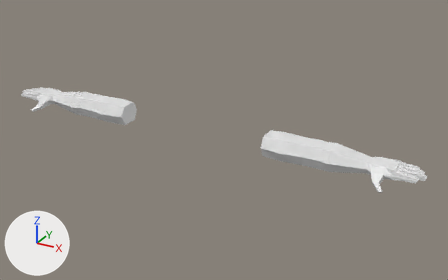
Before and after pictures for a commit that changed the Blender file Assets/Blender Lib/Animation/Weapons/FPWeaponSwitch.blend.
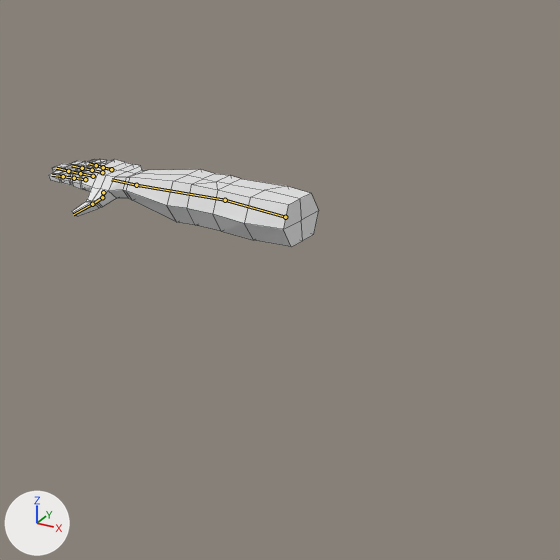
Each version is shown whole from a 50 mm lens placed at (1.72, -2.77, 1.38), pointed at (0.25, -0.1, 0.04), then close up on the part from 0% to 54% of the width and 7% to 93% of the height. The lights are fixed; the arrows at lower left show +X, +Y and +Z. The bones that bend it are drawn over the model as lines in the close-ups. The close-ups show mesh edges as thin lines.

In view in the first close-up: 'FPArms Human Mesh'.
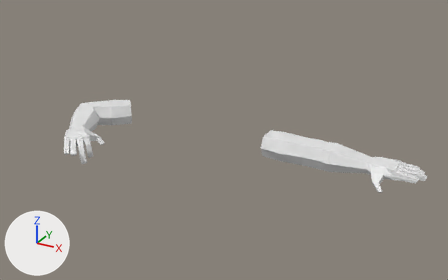
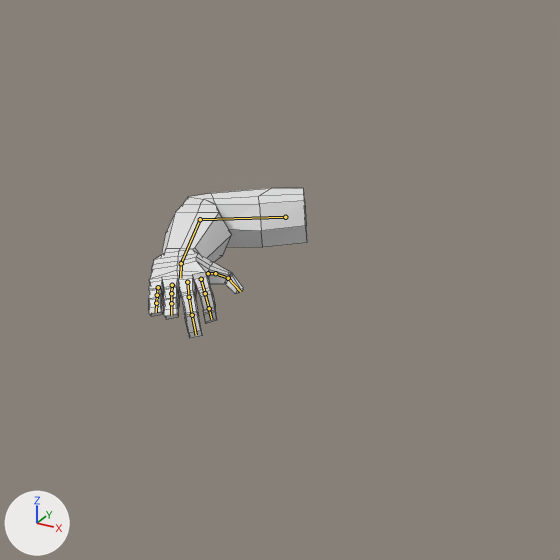
The newer file adds an action. The first version stands in its rest pose; the second is drawn at frame 5 of the action 'FPWeapon Reload'.

Where the change shows, as pixel boxes [x1, y1, x2, y2] in the close-ups (560 x 560 px):
'FPArms Human Mesh', posed
    before: [48, 159, 318, 247]
    after: [149, 188, 307, 338]
bone 'Palm.R', root to tip
    before: (136, 185) to (111, 179)
    after: (181, 263) to (180, 278)
bone 'Pinky Finger.000.R', root to tip
    before: (111, 169) to (103, 167)
    after: (158, 287) to (157, 295)
bone 'Pinky Finger.002.R', root to tip
    before: (96, 165) to (88, 163)
    after: (156, 303) to (156, 312)
bone 'Ring Finger.000.R', root to tip
    before: (102, 172) to (92, 170)
    after: (172, 285) to (171, 293)
bone 'Ring Finger.002.R', root to tip
    before: (82, 168) to (71, 165)
    after: (171, 303) to (171, 315)
bone 'Middle Finger.000.R', root to tip
    before: (93, 176) to (80, 173)
    after: (187, 282) to (189, 297)
bone 'Middle Finger.001.R', root to tip
    before: (80, 173) to (68, 171)
    after: (189, 297) to (192, 315)
bone 'Middle Finger.002.R', root to tip
    before: (68, 171) to (56, 168)
    after: (192, 315) to (196, 335)
bone 'Pointer Finger.000.R', root to tip
    before: (85, 179) to (74, 178)
    after: (201, 279) to (205, 293)
bone 'Pointer Finger.001.R', root to tip
    before: (74, 178) to (63, 176)
    after: (205, 293) to (209, 308)
bone 'Pointer Finger.002.R', root to tip
    before: (63, 176) to (52, 175)
    after: (209, 308) to (211, 319)
bone 'Thumb Finger.000.R', root to tip
    before: (103, 192) to (102, 197)
    after: (208, 273) to (215, 273)
bone 'Thumb Finger.001.R', root to tip
    before: (102, 197) to (92, 204)
    after: (215, 273) to (228, 278)
bone 'Thumb Finger.002.R', root to tip
    before: (92, 204) to (73, 214)
    after: (228, 278) to (240, 291)

Edits to the bpy script that builds the scene:
```text
Change bone_palm_r:
    where bone_palm_r = bpy.data.objects['FPArms Human Armature'].pose.bones['Palm.R']  # child of 'Lower Arm.R'
    bone_palm_r.rotation_quaternion: (1.0, 0.0, 0.0, 0.0) -> (0.986, 0.122, 0.078, -0.086)  # degrees (0, 0, 0) -> degrees (13, 10, -9)
Change bone_pinky_finger_000_r:
    where bone_pinky_finger_000_r = bpy.data.objects['FPArms Human Armature'].pose.bones['Pinky Finger.000.R']  # child of 'Palm.R'
    bone_pinky_finger_000_r.rotation_quaternion: (1.0, 0.0, 0.0, 0.0) -> (0.988, 0.0, 0.0, 0.059)  # degrees (0, 0, 0) -> degrees (0, 0, 7)
Change bone_pinky_finger_002_r:
    where bone_pinky_finger_002_r = bpy.data.objects['FPArms Human Armature'].pose.bones['Pinky Finger.002.R']  # child of 'Pinky Finger.001.R'
    bone_pinky_finger_002_r.rotation_quaternion: (1.0, 0.0, 0.0, 0.0) -> (0.988, 0.0, 0.0, 0.059)  # degrees (0, 0, 0) -> degrees (0, 0, 7)
Change bone_ring_finger_000_r:
    where bone_ring_finger_000_r = bpy.data.objects['FPArms Human Armature'].pose.bones['Ring Finger.000.R']  # child of 'Palm.R'
    bone_ring_finger_000_r.rotation_quaternion: (1.0, 0.0, 0.0, 0.0) -> (0.999, 0.0, 0.0, 0.042)  # degrees (0, 0, 0) -> degrees (0, 0, 5)
Change bone_ring_finger_002_r:
    where bone_ring_finger_002_r = bpy.data.objects['FPArms Human Armature'].pose.bones['Ring Finger.002.R']  # child of 'Ring Finger.001.R'
    bone_ring_finger_002_r.rotation_quaternion: (1.0, 0.0, 0.0, 0.0) -> (0.999, 0.0, 0.0, 0.042)  # degrees (0, 0, 0) -> degrees (0, 0, 5)
Change bone_middle_finger_000_r:
    where bone_middle_finger_000_r = bpy.data.objects['FPArms Human Armature'].pose.bones['Middle Finger.000.R']  # child of 'Palm.R'
    bone_middle_finger_000_r.rotation_quaternion: (1.0, 0.0, 0.0, 0.0) -> (0.953, 0.0, 0.0, 0.181)  # degrees (0, 0, 0) -> degrees (0, 0, 21)
Change bone_middle_finger_001_r:
    where bone_middle_finger_001_r = bpy.data.objects['FPArms Human Armature'].pose.bones['Middle Finger.001.R']  # child of 'Middle Finger.000.R'
    bone_middle_finger_001_r.rotation_quaternion: (1.0, 0.0, 0.0, 0.0) -> (0.953, 0.0, 0.0, 0.181)  # degrees (0, 0, 0) -> degrees (0, 0, 21)
Change bone_middle_finger_002_r:
    where bone_middle_finger_002_r = bpy.data.objects['FPArms Human Armature'].pose.bones['Middle Finger.002.R']  # child of 'Middle Finger.001.R'
    bone_middle_finger_002_r.rotation_quaternion: (1.0, 0.0, 0.0, 0.0) -> (0.953, 0.0, 0.0, 0.181)  # degrees (0, 0, 0) -> degrees (0, 0, 21)
Change bone_pointer_finger_000_r:
    where bone_pointer_finger_000_r = bpy.data.objects['FPArms Human Armature'].pose.bones['Pointer Finger.000.R']  # child of 'Palm.R'
    bone_pointer_finger_000_r.rotation_quaternion: (1.0, 0.0, 0.0, 0.0) -> (0.911, 0.0, 0.0, 0.311)  # degrees (0, 0, 0) -> degrees (0, 0, 38)
Change bone_pointer_finger_001_r:
    where bone_pointer_finger_001_r = bpy.data.objects['FPArms Human Armature'].pose.bones['Pointer Finger.001.R']  # child of 'Pointer Finger.000.R'
    bone_pointer_finger_001_r.rotation_quaternion: (1.0, 0.0, 0.0, 0.0) -> (0.911, 0.0, 0.0, 0.311)  # degrees (0, 0, 0) -> degrees (0, 0, 38)
Change bone_pointer_finger_002_r:
    where bone_pointer_finger_002_r = bpy.data.objects['FPArms Human Armature'].pose.bones['Pointer Finger.002.R']  # child of 'Pointer Finger.001.R'
    bone_pointer_finger_002_r.rotation_quaternion: (1.0, 0.0, 0.0, 0.0) -> (0.911, 0.0, 0.0, 0.311)  # degrees (0, 0, 0) -> degrees (0, 0, 38)
Change bone_thumb_finger_000_r:
    where bone_thumb_finger_000_r = bpy.data.objects['FPArms Human Armature'].pose.bones['Thumb Finger.000.R']  # child of 'Palm.R'
    bone_thumb_finger_000_r.rotation_quaternion: (1.0, 0.0, 0.0, 0.0) -> (0.978, -0.039, -0.046, -0.153)  # degrees (0, 0, 0) -> degrees (-4, -6, -18)
Change bone_thumb_finger_001_r:
    where bone_thumb_finger_001_r = bpy.data.objects['FPArms Human Armature'].pose.bones['Thumb Finger.001.R']  # child of 'Thumb Finger.000.R'
    bone_thumb_finger_001_r.rotation_quaternion: (1.0, 0.0, 0.0, 0.0) -> (0.967, 0.104, -0.108, 0.16)  # degrees (0, 0, 0) -> degrees (10, -14, 18)
Change bone_thumb_finger_002_r:
    where bone_thumb_finger_002_r = bpy.data.objects['FPArms Human Armature'].pose.bones['Thumb Finger.002.R']  # child of 'Thumb Finger.001.R'
    bone_thumb_finger_002_r.rotation_quaternion: (1.0, 0.0, 0.0, 0.0) -> (0.956, -0.255, 0.044, -0.052)  # degrees (0, 0, 0) -> degrees (-30, 3, -7)
Change bone_ik_arm_target_r:
    where bone_ik_arm_target_r = bpy.data.objects['FPArms Human Armature'].pose.bones['IK Arm Target.R']  # child of 'Root'
    bone_ik_arm_target_r.location: (0.0, 0.0, 0.0) -> (0.0, -0.476, 0.366)
    bone_ik_arm_target_r.rotation_quaternion: (1.0, 0.0, 0.0, 0.0) -> (0.42, 0.904, 0.0, 0.0)  # degrees (0, 0, 0) -> degrees (130, 0, 0)
```
